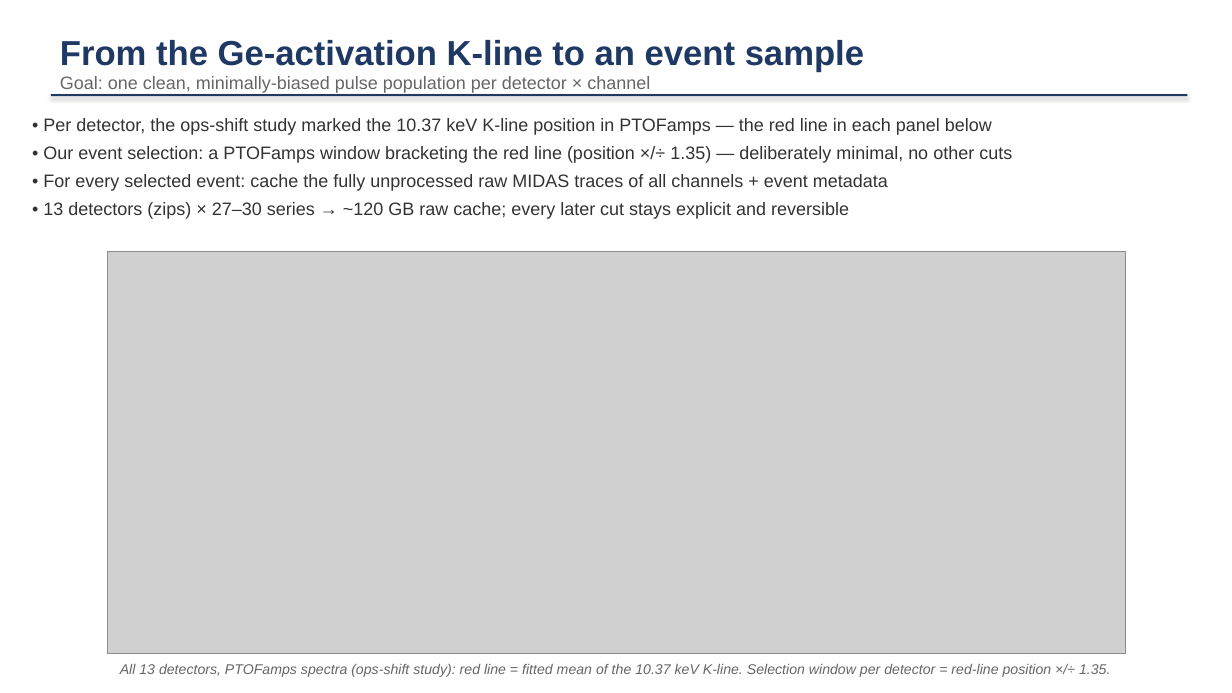
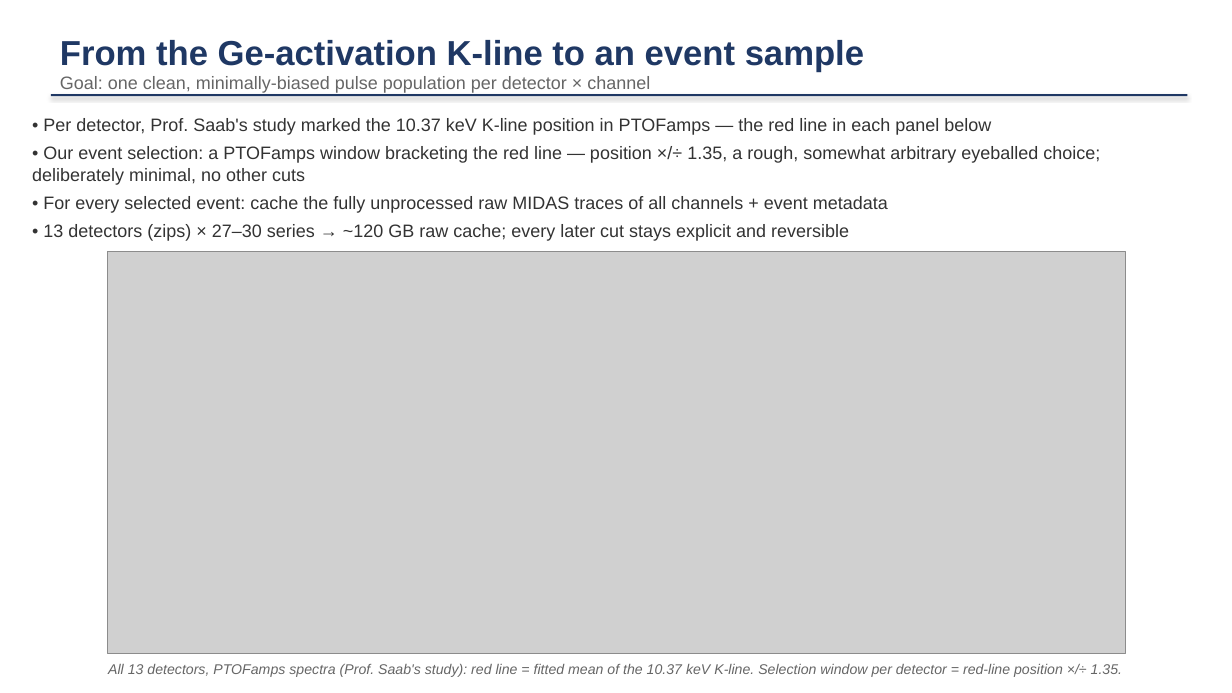
Before and after one commit to ZhihengLi0/urop, a slide deck: slide 2 of snolab/presentation/SNOLAB_R4_pulse_templates_20260715.pptx. Drawn at 1232x693 pixels with LibreOffice and Linux fonts; fonts in the diff are those of the drawing; grey boxes stand for pictures. Boxes give left, top, right and bottom in pixels: in the first picture for what was removed or moved away, otherwise in the second. Text is boxed around its words. In the diff, an @@ line names an element or a change of style, - is before the commit and + after.

```diff
--- a/snolab/presentation/SNOLAB_R4_pulse_templates_20260715.pptx
+++ b/snolab/presentation/SNOLAB_R4_pulse_templates_20260715.pptx
@@ text at (32, 118, 1100, 185): text changed @@
-• Per detector, the ops-shift study marked the 10.37 keV K-line position in PTOFamps — the red line in each panel below
-• Our event selection: a PTOFamps window bracketing the red line (position ×/÷ 1.35) — deliberately minimal, no other cuts
+• Per detector, Prof. Saab's study marked the 10.37 keV K-line position in PTOFamps — the red line in each panel below
+• Our event selection: a PTOFamps window bracketing the red line — position ×/÷ 1.35, a rough, somewhat arbitrary eyeballed choice; deliberately minimal, no other cuts
@@ text at (108, 664, 1122, 677): text changed @@
-All 13 detectors, PTOFamps spectra (ops-shift study): red line = fitted mean of the 10.37 keV K-line. Selection window per detector = red-line position ×/÷ 1.35.
+All 13 detectors, PTOFamps spectra (Prof. Saab's study): red line = fitted mean of the 10.37 keV K-line. Selection window per detector = red-line position ×/÷ 1.35.
```
Also in this commit, not shown: 4 other files.
